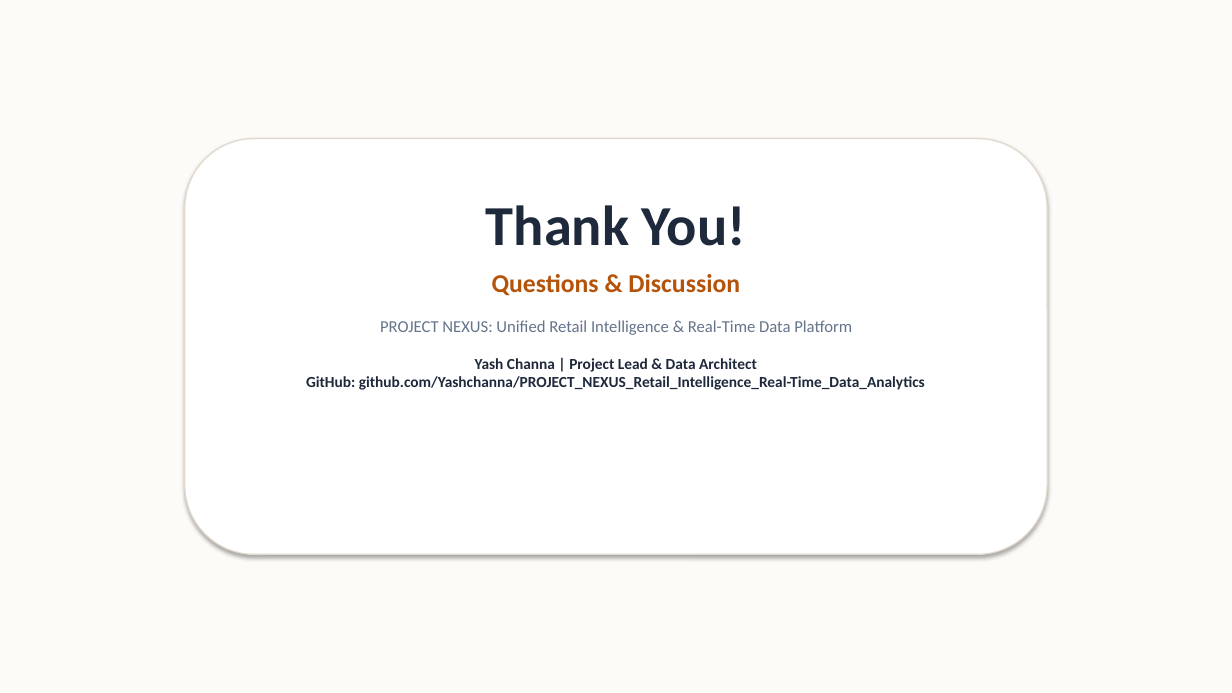
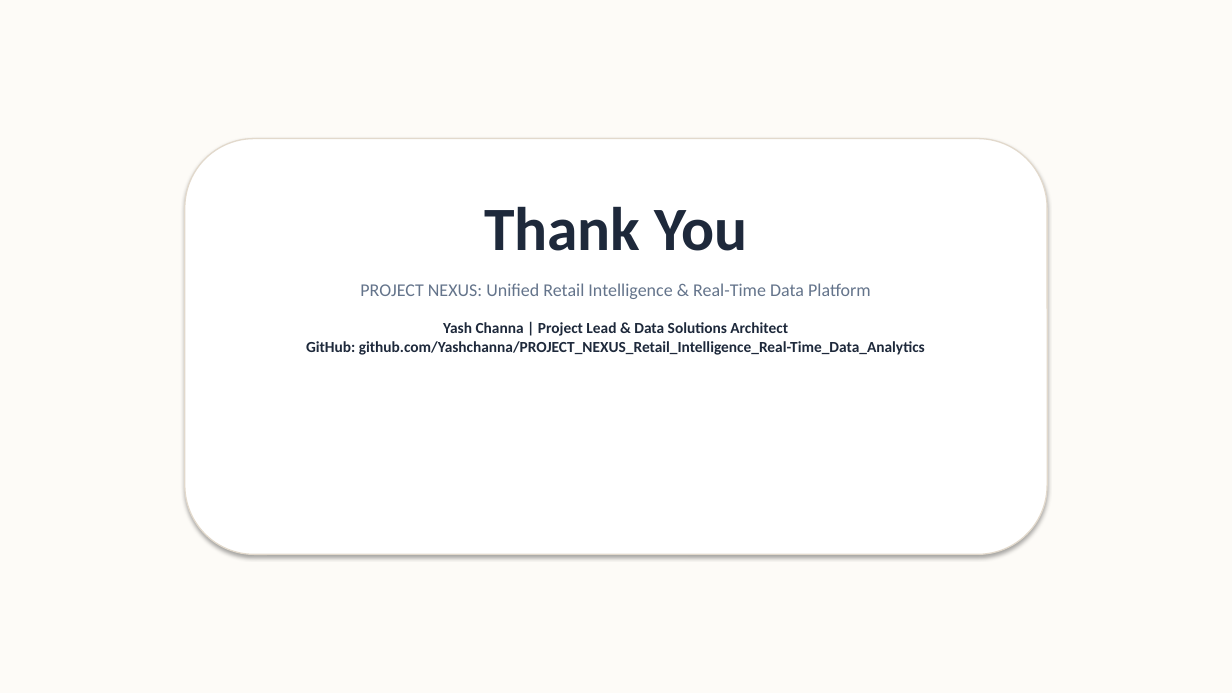
Before and after one commit to Yashchanna/PROJECT_NEXUS_Retail_Intelligence_Real-Time_Data_Analytics, a slide deck: slide 20 of PROJECT_NEXUS_Presentation.pptx. Drawn at 1232x693 pixels with LibreOffice and Linux fonts; fonts in the diff are those of the drawing. Boxes give left, top, right and bottom in pixels: in the first picture for what was removed or moved away, otherwise in the second. Text is boxed around its words. In the diff, an @@ line names an element or a change of style, - is before the commit and + after.

Commit message:
feat: embed high-resolution architecture diagrams, Star Schema ER, and dashboard charts into presentation and README

```diff
--- a/PROJECT_NEXUS_Presentation.pptx
+++ b/PROJECT_NEXUS_Presentation.pptx
@@ text at (x1=484, y1=206, x2=747, y2=251): text changed; size 20 to 48 pt; text colour #B45309 to #1E293B @@
-Thank You!
-Questions & Discussion
+Thank You
@@ text at (x1=360, y1=283, x2=871, y2=299): size 13 to 14 pt in "PROJECT NEXUS: Unified Retail Intelligence & Real-Time ..."; less space between paragraphs @@
@@ text at (x1=306, y1=322, x2=925, y2=355): text changed @@
-Yash Channa | Project Lead & Data Architect
-GitHub: github.com/Yashchanna/PROJECT_NEXUS_Retail_Intelligence_Real-Time_Data_Analytics
+Yash Channa | Project Lead & Data Solutions Architect
+GitHub: github.com/Yashchanna/PROJECT_NEXUS_Retail_Intelligence_Real-Time_Data_Analytics
```
Also in this commit, not shown: 10 other slides changed, 9 slides added, 9 slides removed, 8 other files.
